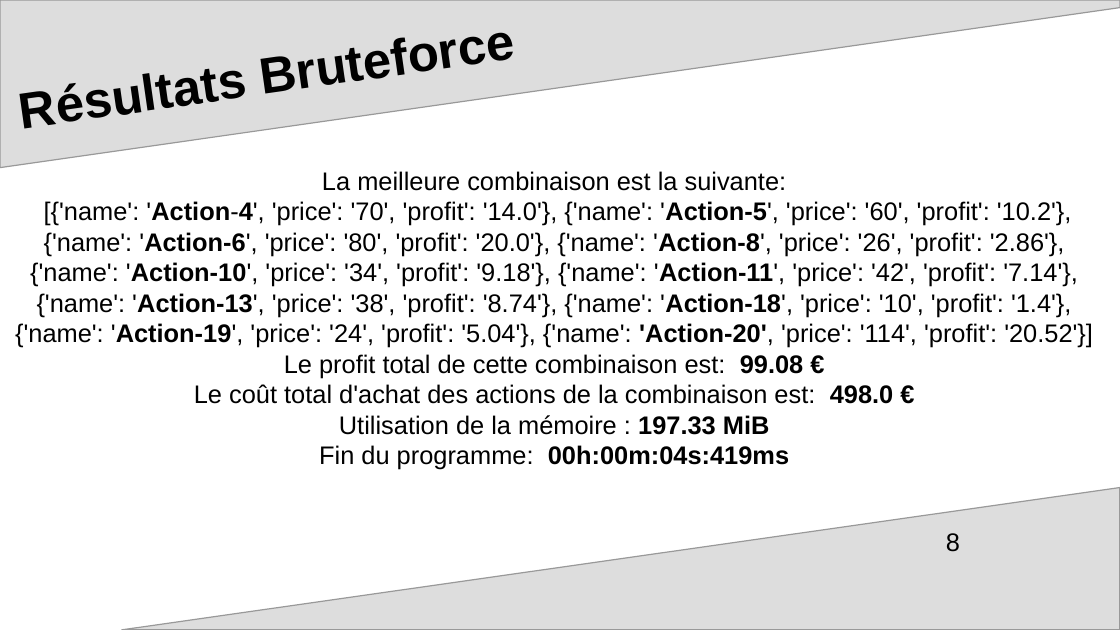
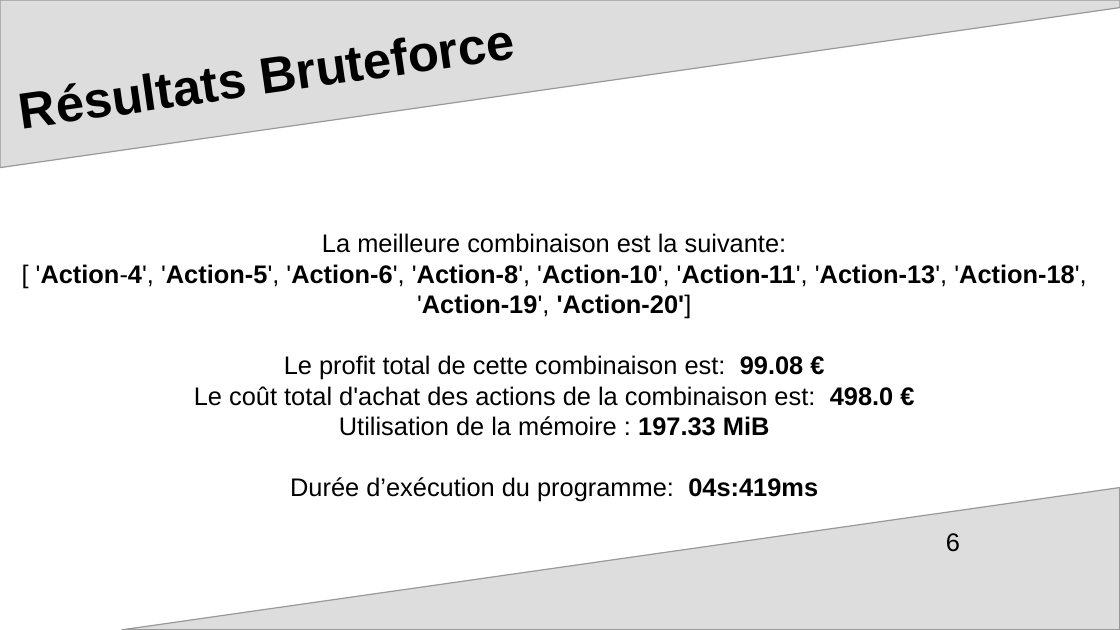
Before and after one commit to mcourte/OC_Projet7, a slide deck: slide 6 of ppt_soutenance.odp (slide 8 before the commit). Drawn at 1120x630 pixels with LibreOffice and Linux fonts; fonts in the diff are those of the drawing; background and template pictures are left out. Boxes give left, top, right and bottom in pixels: in the first picture for what was removed or moved away, otherwise in the second. Text is boxed around its words. In the diff, an @@ line names an element or a change of style, - is before the commit and + after.

```diff
--- a/ppt_soutenance.odp
+++ b/ppt_soutenance.odp
@@ text "La meilleure combinaison est la ...": place and size @@
-text "La meilleure combinaison est la ..." at bbox=[15, 171, 1093, 470]
+text "La meilleure combinaison est la ..." at bbox=[36, 233, 1086, 502]
@@ text at bbox=[36, 264, 1086, 319]: text changed; bold on @@
-[{'name': 'Action-4', 'price': '70', 'profit': '14.0'}, {'name': 'Action-5', 'price': '60', 'profit': '10.2'}, {'name': 'Action-6', 'price': '80', 'profit': '20.0'}, {'name': 'Action-8', 'price': '26', 'profit': '2.86'}, {'name': 'Action-10', 'price': '34', 'profit': '9.18'}, {'name': 'Action-11', 'price': '42', 'profit': '7.14'}, {'name': 'Action-13', 'price': '38', 'profit': '8.74'}, {'name': 'Action-18', 'price': '10', 'profit': '1.4'}, {'name': 'Action-19', 'price': '24', 'profit': '5.04'}, {'name': 'Action-20', 'price': '114', 'profit': '20.52'}]
+[ 'Action-4', 'Action-5', 'Action-6', 'Action-8', 'Action-10', 'Action-11', 'Action-13', 'Action-18', 'Action-19', 'Action-20']
@@ text at bbox=[290, 477, 818, 502]: text changed; bold off @@
-Fin du programme: 00h:00m:04s:419ms
+Durée d’exécution du programme: 04s:419ms
@@ page number at bbox=[946, 533, 960, 552]: text changed @@
-8
+6
```
Also in this commit, not shown: 9 other slides changed, 5 slides added, 7 slides removed, 1 other file.
